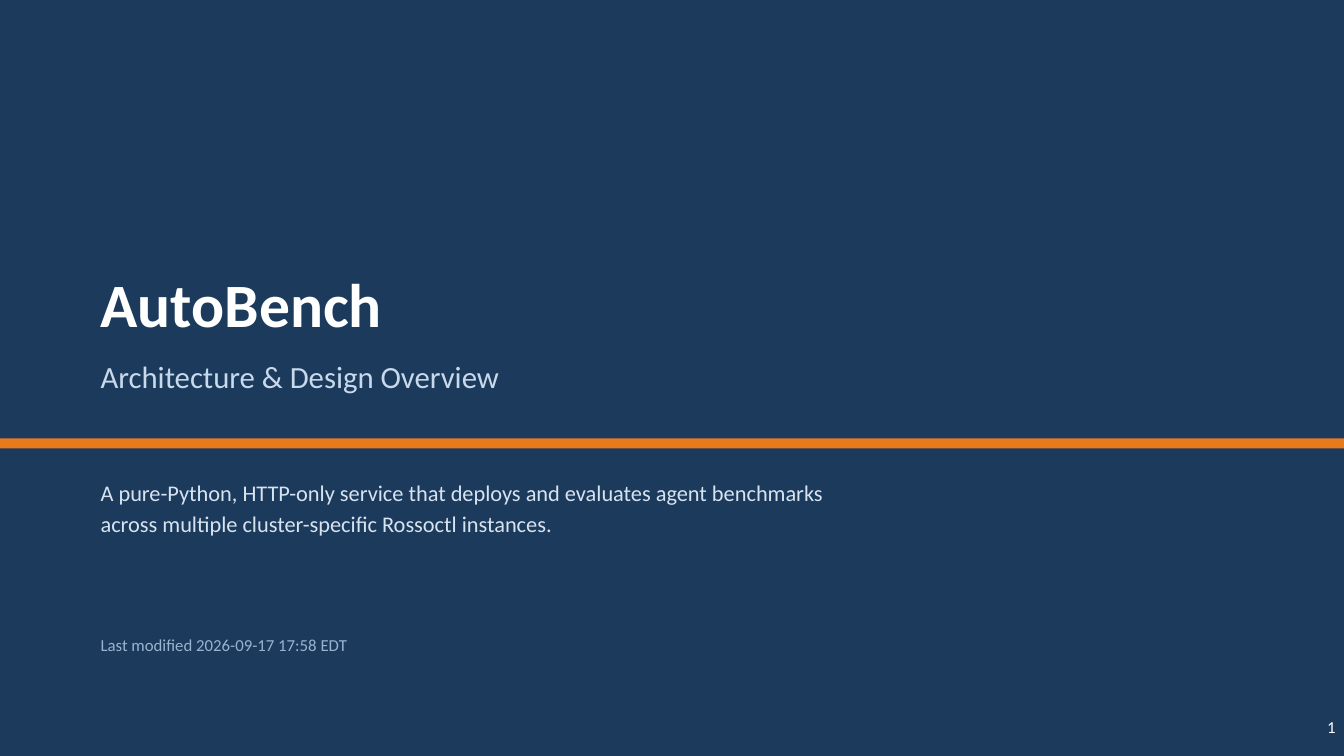
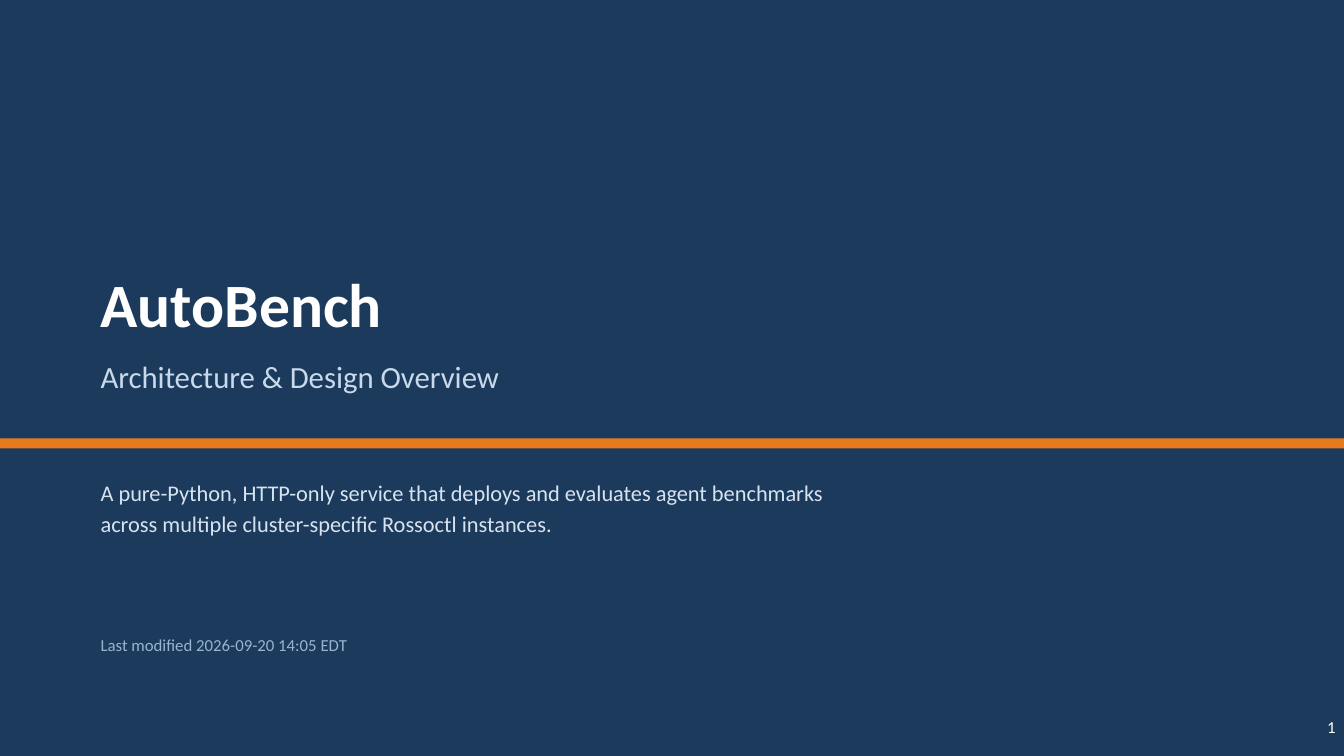
Before and after one commit to rossoctl/autobench, a slide deck: slide 1 of docs/AutoBench.pptx. Drawn at 1344x756 pixels with LibreOffice and Linux fonts; fonts in the diff are those of the drawing. Boxes give left, top, right and bottom in pixels: in the first picture for what was removed or moved away, otherwise in the second. Text is boxed around its words. In the diff, an @@ line names an element or a change of style, - is before the commit and + after.

```diff
--- a/docs/AutoBench.pptx
+++ b/docs/AutoBench.pptx
@@ text at (x1=101, y1=639, x2=347, y2=651): text changed @@
-Last modified 2026-09-17 17:58 EDT
+Last modified 2026-09-20 14:05 EDT
```
Also in this commit, not shown: 1 other slide changed, 6 other files.
